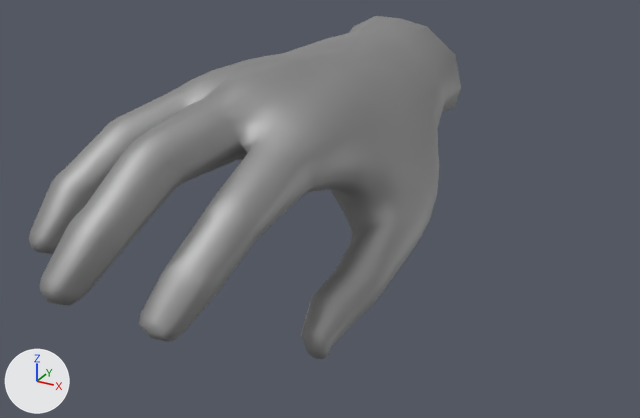
Two versions of the FBX model Unity Project/Giroux-CAP6117-SANC - crown/Assets/Models/VR Hands/Models/LeftHand.fbx, one commit apart.
Rendered twice from a 50 mm lens placed at (0.136, -0.276, 0.15), pointed at (-0.006, -0.017, 0.021). The axes (+X, +Y, +Z) are drawn at lower left. The lights are the same throughout. The older version comes first.

Names of what the first picture shows: 'LeftHand'.
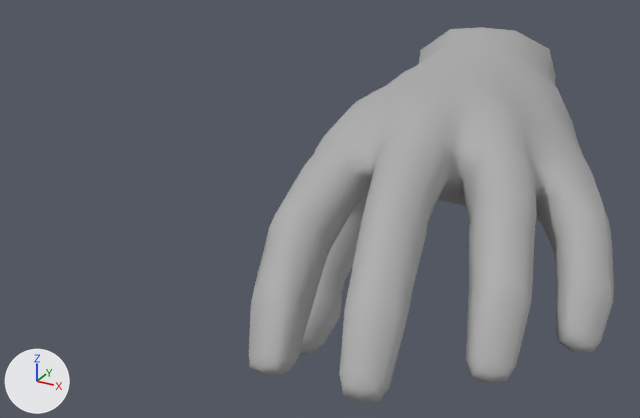
What changed in the scene script:
```text
Change mat_unnamed1:
    mat_unnamed1.metallic: 1.0 -> 0.0
Change ob_lefthand:
    ob_lefthand.location: (0.0, 0.0, 0.0) -> (0.0041, 0.0, 0.0)
    ob_lefthand.rotation_euler: (1.571, 0.0, 0.0) -> (-1.571, 0.0, 0.0)  # degrees (90, 0, 0) -> degrees (-90, 0, 0)
    ob_lefthand.scale: (0.01, 0.01, 0.01) -> (-0.01, -0.01, -0.01)
```

Changed parts and their boxes (x1, y1, x2, y2) in the pictures (640 x 418 px):
'LeftHand', surface changed, moved, turned, rescaled
    before: (29, 16, 461, 359)
    after: (248, 27, 614, 403)
